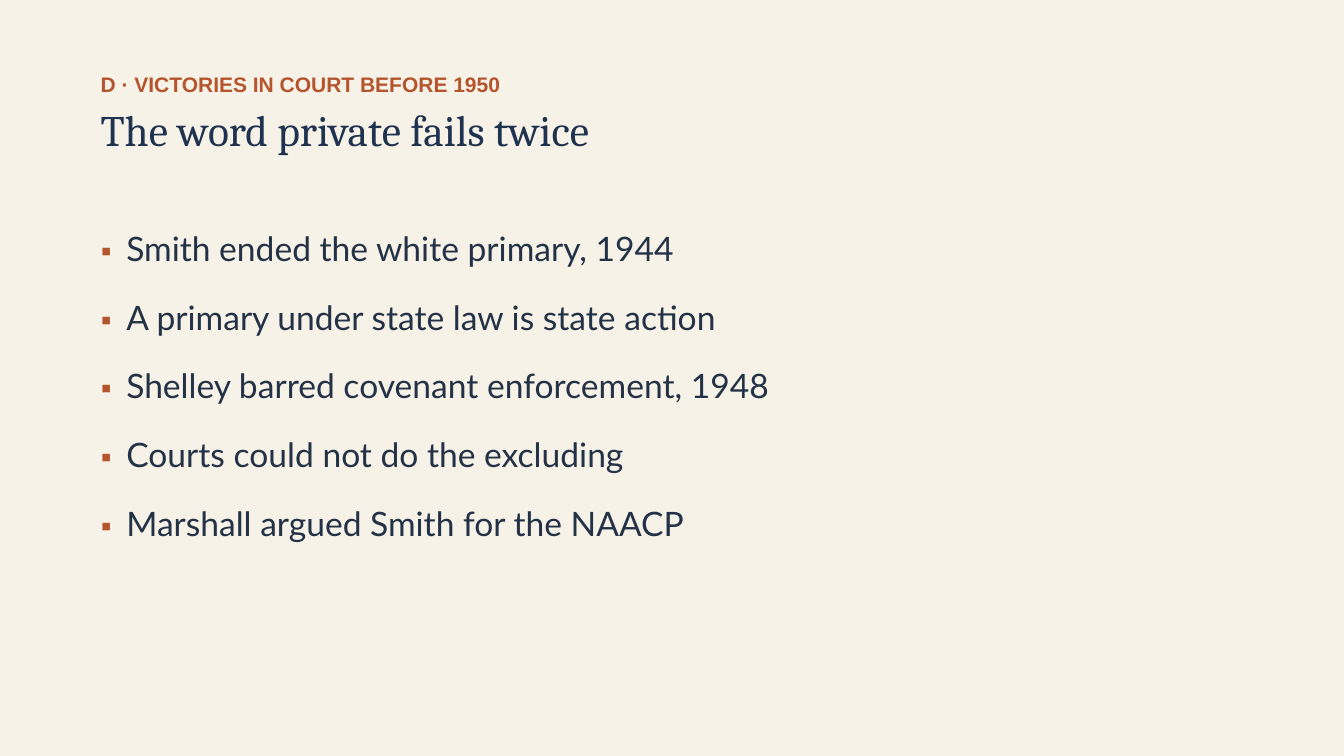
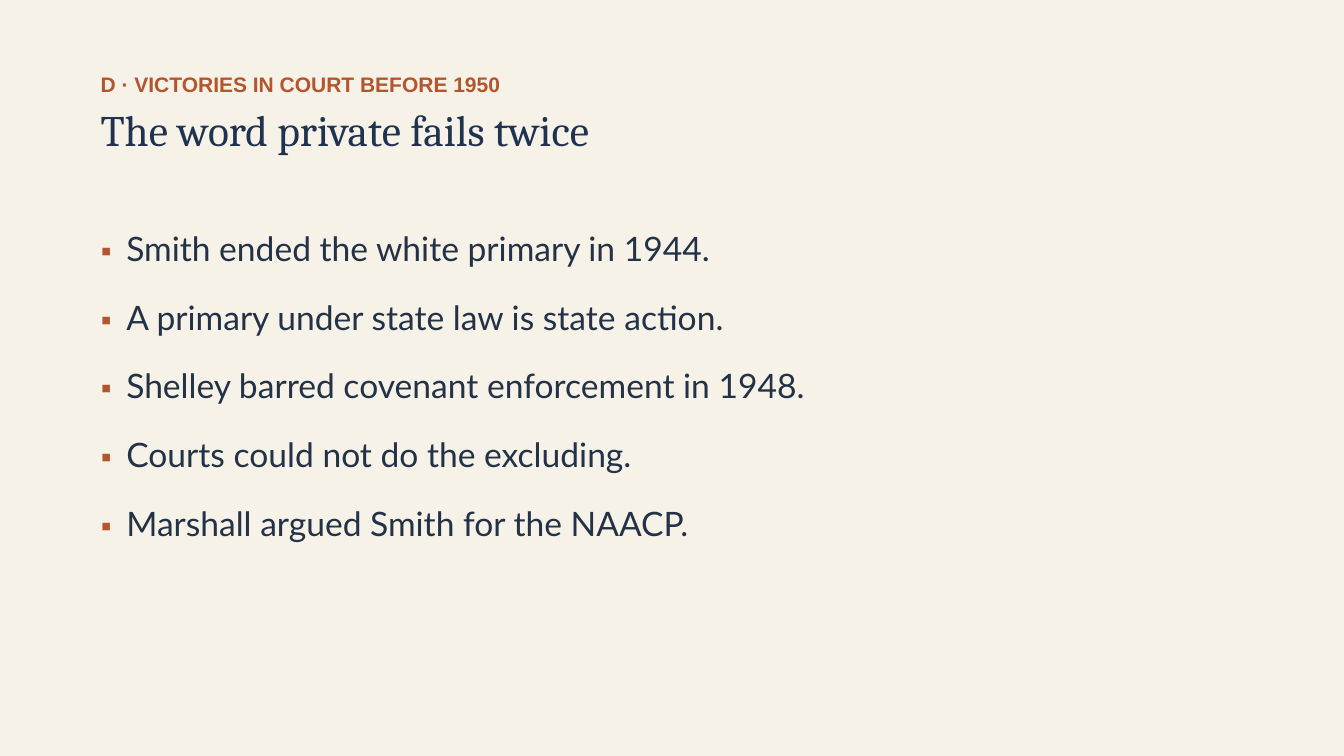
Before and after one commit to ab17gthb/humanities-curriculum-group, a slide deck: slide 12 of civil-rights/lesson-01/lesson-01-slides.pptx. Drawn at 1344x756 pixels with LibreOffice and Linux fonts; fonts in the diff are those of the drawing. Boxes give left, top, right and bottom in pixels: in the first picture for what was removed or moved away, otherwise in the second. Text is boxed around its words. In the diff, an @@ line names an element or a change of style, - is before the commit and + after.

```diff
--- a/civil-rights/lesson-01/lesson-01-slides.pptx
+++ b/civil-rights/lesson-01/lesson-01-slides.pptx
@@ text at (126, 236, 805, 542): text changed @@
-▪ Smith ended the white primary, 1944
-▪ A primary under state law is state action
-▪ Shelley barred covenant enforcement, 1948
-▪ Courts could not do the excluding
-▪ Marshall argued Smith for the NAACP
+▪ Smith ended the white primary in 1944.
+▪ A primary under state law is state action.
+▪ Shelley barred covenant enforcement in 1948.
+▪ Courts could not do the excluding.
+▪ Marshall argued Smith for the NAACP.
```
Also in this commit, not shown: 8 other slides changed, 6 other files.
